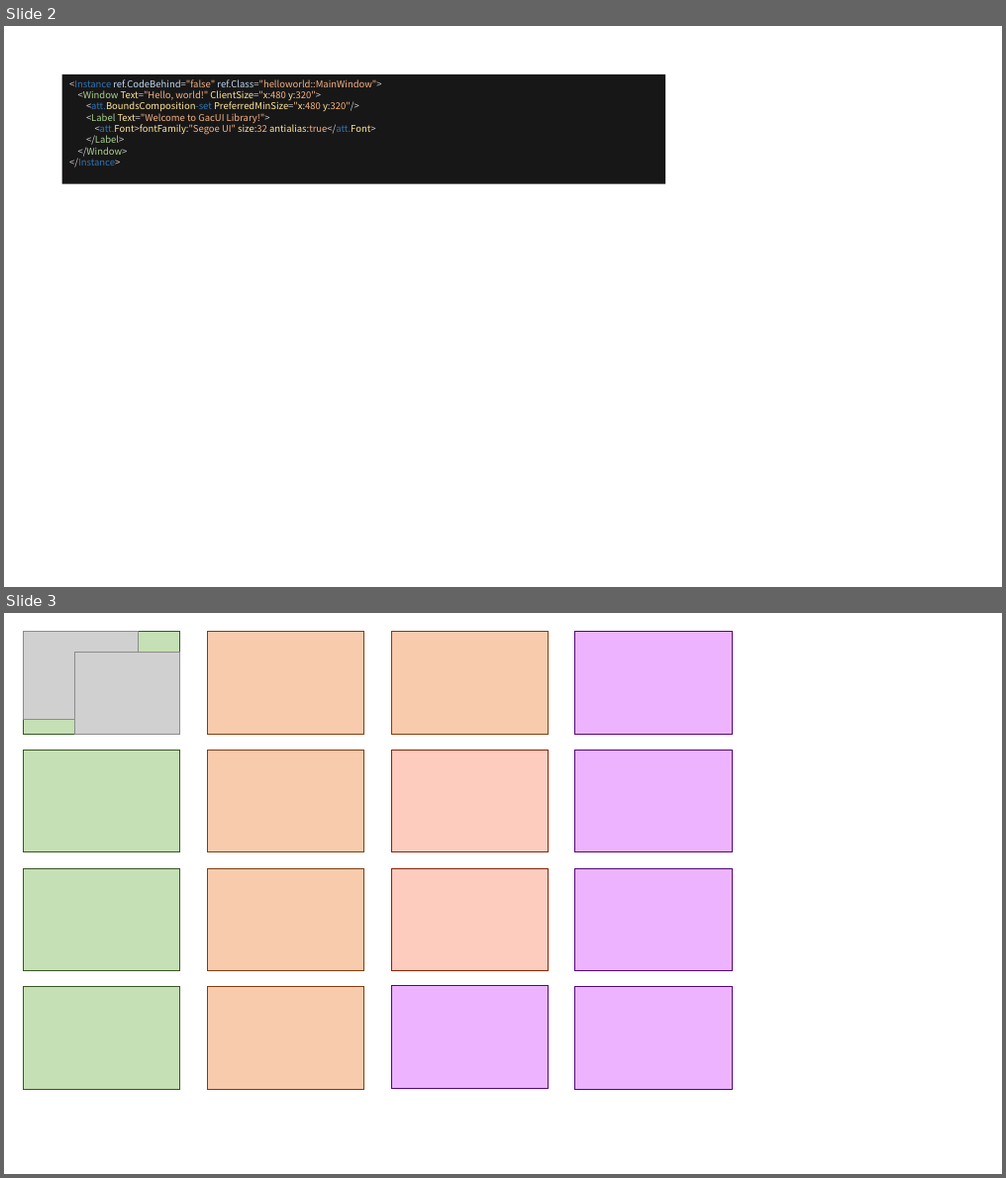
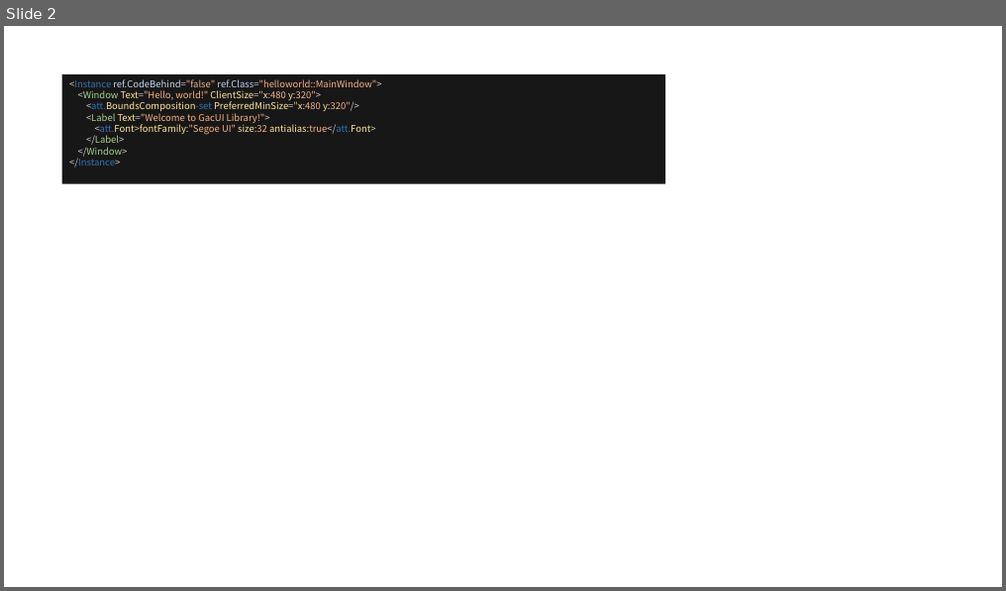
Before and after one commit to vczh-libraries/WebsiteSource, a slide deck: packages/Dependencies.pptx. Shown one above the other, each under a label of ours: slides 2 and 3 before the commit, slide 2 after it. The pictures are 1006x1178 and 1006x591 pixels, drawn with LibreOffice and Linux fonts; fonts in the diff are those of the drawing; grey boxes stand for pictures. Boxes give left, top, right and bottom in pixels: in the first picture for what was removed or moved away, otherwise in the second. Text is boxed around its words. In the diff, an @@ line names an element or a change of style, - is before the commit and + after.

```diff
--- a/packages/Dependencies.pptx
+++ b/packages/Dependencies.pptx
@@ slide 3 removed at bbox=[4, 613, 1002, 1174], background #FFFFFF @@
@@ rectangle removed at bbox=[24, 632, 180, 735] @@
@@ picture removed at bbox=[24, 632, 139, 719] @@
@@ rectangle removed at bbox=[207, 632, 364, 735] @@
@@ rectangle removed at bbox=[391, 632, 548, 735] @@
@@ rectangle removed at bbox=[575, 632, 733, 735] @@
@@ picture removed at bbox=[75, 653, 180, 735] @@
@@ rectangle removed at bbox=[24, 750, 180, 853] @@
@@ rectangle removed at bbox=[207, 750, 364, 853] @@
@@ rectangle removed at bbox=[391, 750, 548, 853] @@
@@ rectangle removed at bbox=[575, 750, 733, 853] @@
@@ rectangle removed at bbox=[24, 868, 180, 970] @@
@@ rectangle removed at bbox=[207, 868, 364, 970] @@
@@ rectangle removed at bbox=[391, 868, 548, 970] @@
@@ rectangle removed at bbox=[575, 868, 733, 970] @@
@@ rectangle removed at bbox=[24, 987, 180, 1090] @@
@@ rectangle removed at bbox=[207, 987, 364, 1090] @@
@@ rectangle removed at bbox=[391, 986, 548, 1088] @@
@@ rectangle removed at bbox=[575, 987, 733, 1090] @@
```
Also in this commit, not shown: 1 slide added, 5 other files.
